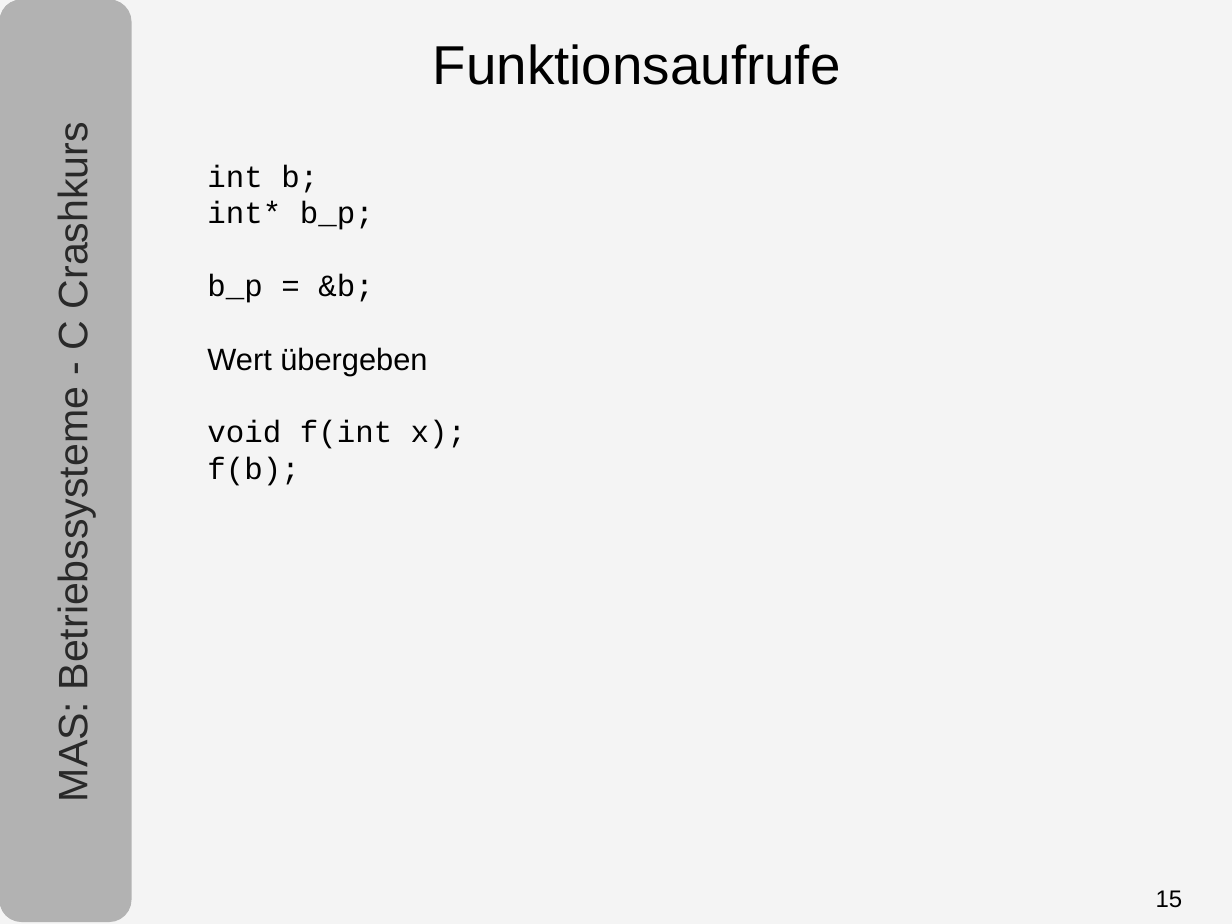
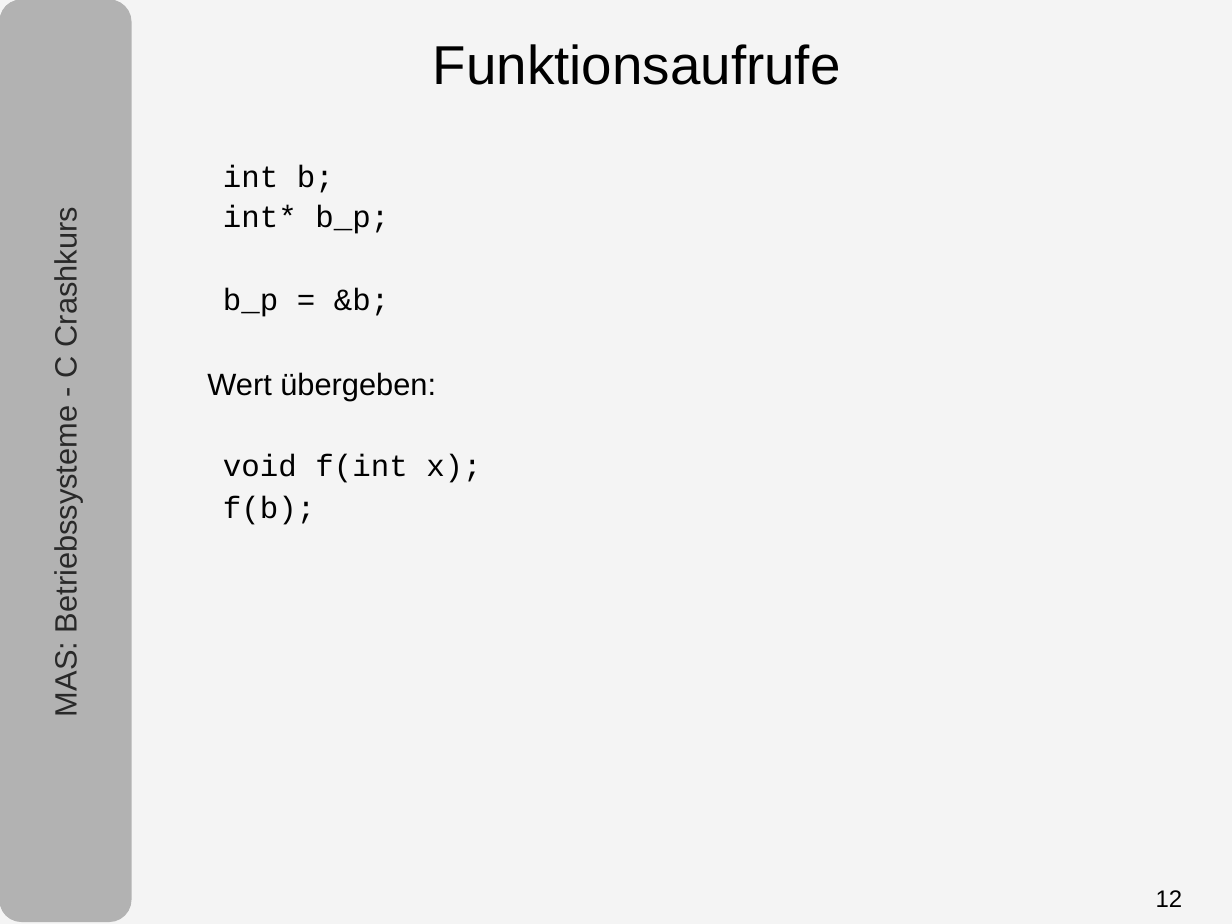
Before and after one commit to tpo/betriebssysteme, a slide deck: slide 12 of 05-1_C.odp (slide 15 before the commit). Drawn at 1232x924 pixels with LibreOffice and Linux fonts; fonts in the diff are those of the drawing. Boxes give left, top, right and bottom in pixels: in the first picture for what was removed or moved away, otherwise in the second. Text is boxed around its words. In the diff, an @@ line names an element or a change of style, - is before the commit and + after.

```diff
--- a/05-1_C.odp
+++ b/05-1_C.odp
@@ text "MAS: Betriebssysteme - C Crashkurs" at [49, 222, 83, 715]: size 24 to 18 pt @@
@@ text at [223, 165, 481, 525]: indent changed; more space between paragraphs @@
@@ text at [207, 372, 436, 400]: text changed @@
-Wert übergeben
+Wert übergeben:
@@ page number at [1156, 890, 1183, 907]: text changed @@
-15
+12
```
Also in this commit, not shown: 15 other slides changed, 1 slide added, 3 slides removed.
